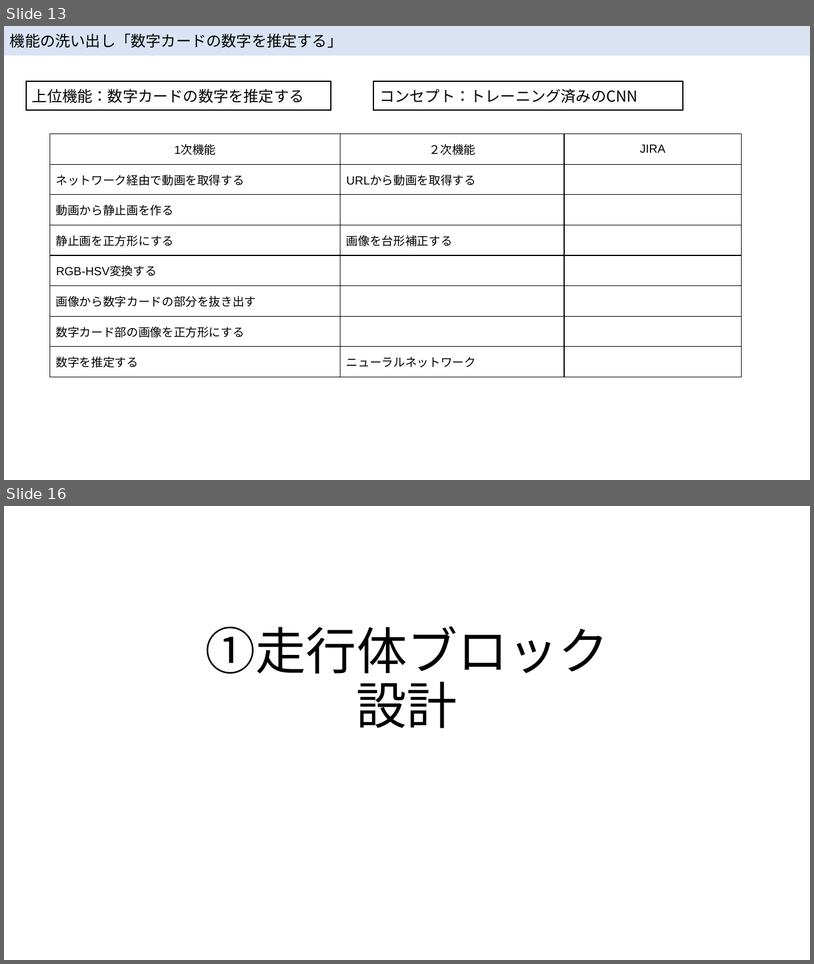
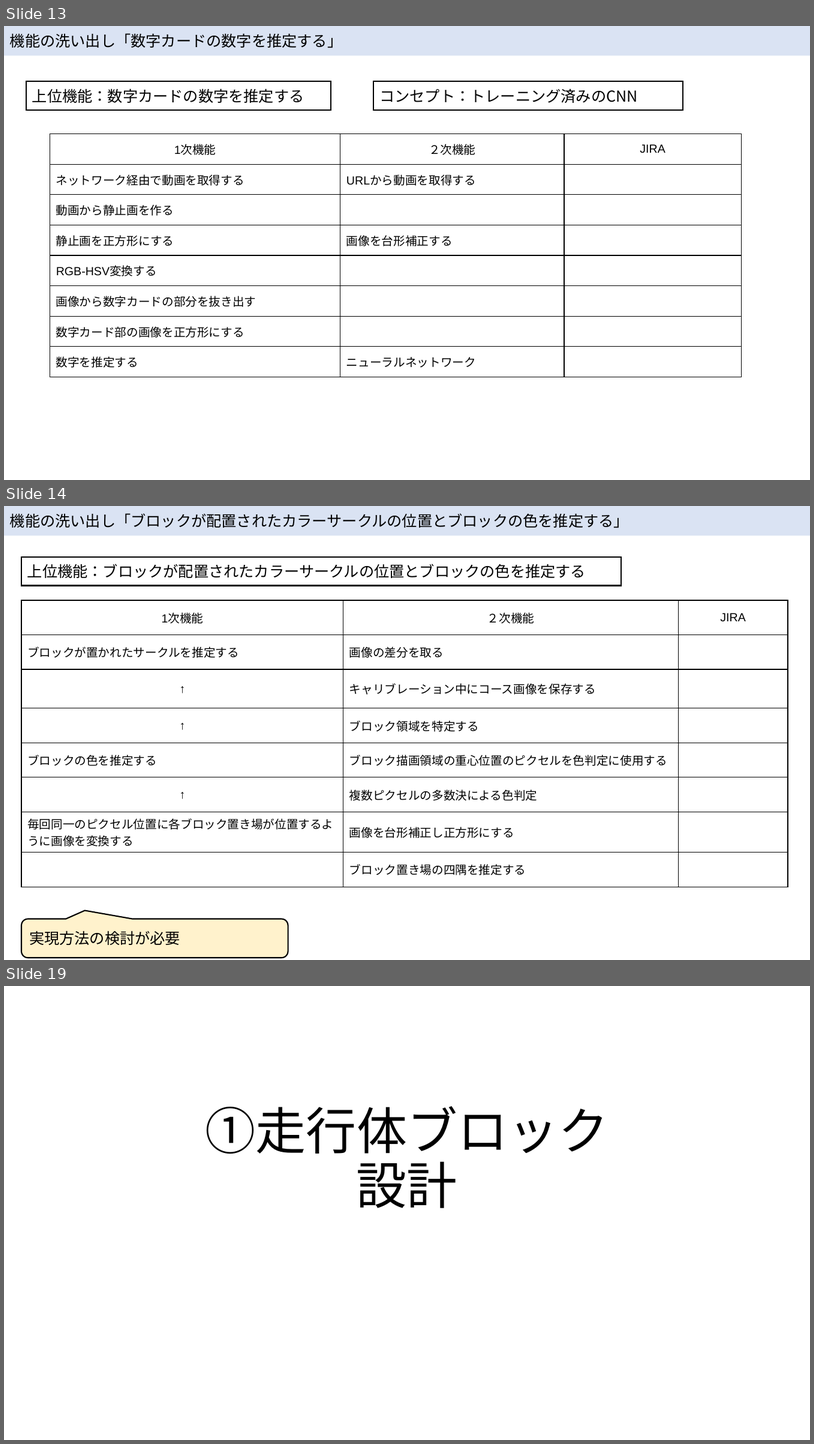
Before and after one commit to McRobo2019/ET_Robo_2019, a slide deck: Documents/hirojiren_設計ノート.pptx. Shown one above the other, each under a label of ours: slides 13 and 16 before the commit, slides 13, 14 and 19 after it; the slides between them are not shown. The pictures are 814x964 and 814x1444 pixels, drawn with LibreOffice and Linux fonts; fonts in the diff are those of the drawing. Boxes give left, top, right and bottom in pixels: in the first picture for what was removed or moved away, otherwise in the second. Text is boxed around its words. In the diff, an @@ line names an element or a change of style, - is before the commit and + after.

Commit message:
KP-135 機能の洗い出し

```diff
--- a/Documents/hirojiren_設計ノート.pptx
+++ b/Documents/hirojiren_設計ノート.pptx
@@ slide 14 added at [4,506,810,960], background #FFFFFF @@
@@ rectangle added at [4,506,810,535], fill #DAE3F3, 18 pt, text #000000 @@
+機能の洗い出し「ブロックが配置されたカラーサークルの位置とブロックの色を推定する」
@@ rectangle added at [21,557,621,585], fill #FFFFFF, outline #000000 1.5 pt, 18 pt, text #000000 @@
+上位機能：ブロックが配置されたカラーサークルの位置とブロックの色を推定する
@@ table added at [21,600,789,885], 8 rows, 3 columns @@
+1次機能 | ２次機能 | JIRA
+ブロックが置かれたサークルを推定する | 画像の差分を取る | 
+↑ | キャリブレーション中にコース画像を保存する | 
+↑ | ブロック領域を特定する | 
+ブロックの色を推定する | ブロック描画領域の重心位置のピクセルを色判定に使用する | 
+↑ | 複数ピクセルの多数決による色判定 | 
+毎回同一のピクセル位置に各ブロック置き場が位置するように画像を変換する | 画像を台形補正し正方形にする | 
+ | ブロック置き場の四隅を推定する | 
@@ rounded speech box added at [21,919,288,957], fill #FFF2CC, outline #000000 1.5 pt, 18 pt, text #000000 @@
+実現方法の検討が必要
@@ what was slide 16 is now slide 19 @@
```
Also in this commit, not shown: 3 slides changed, 2 other slides added.
